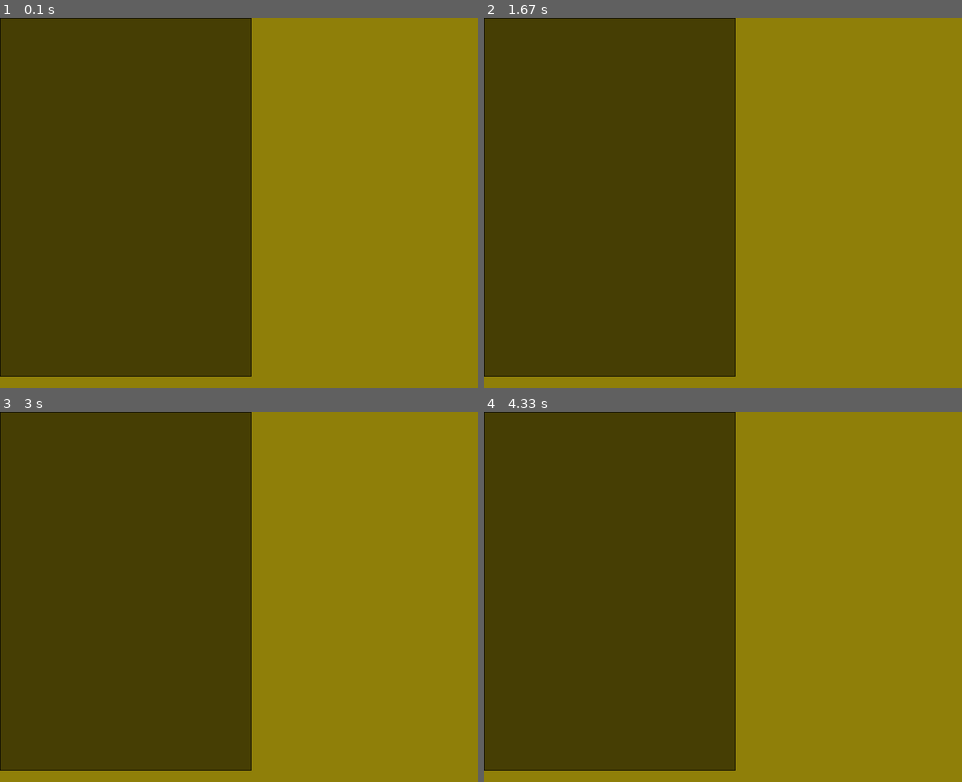
Above: before the commit, frames 1-4 (two rows, left to right).
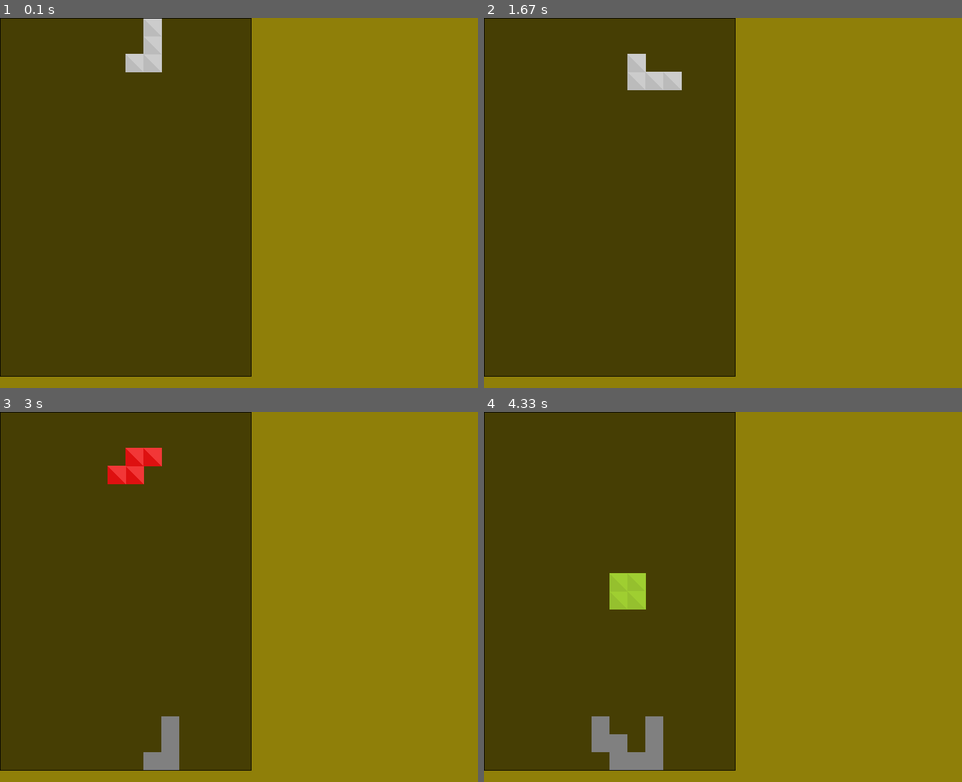
Above: after the commit, the same moments.

Repository: juan1639/TetrisPygame
Game: pygame game, started from main.py
Same seed, same stepped clock (60 frames per second), same inputs: the game is played once before the commit and once after it.
Inputs:
- Up to frame 1 (0.1 s): no input
- Up to frame 2 (1.67 s): hold Right 0.33-0.8 s; hold Right 0.83-1.3 s; tap Space at 0.9, 1.2, 1.4 s; hold Left from 1.33 s (still down)
- Up to frame 3 (3 s): tap Space at 1.7, 1.97, 2.3, 2.6, 2.73 s; release Left at 1.87 s; hold Down 1.9-2.2 s; hold Left 2.23-2.63 s; hold Right from 2.67 s (still down)
- Up to frame 4 (4.33 s): tap Space at 3.03, 3.4, 3.8, 4.1, 4.3 s; release Right at 3.3 s; hold Down 3.33-3.7 s; hold Left 3.73-4.2 s; hold Right from 4.23 s (still down)

The runs differ from the first frame. In frame 1, 0.8% of the frame differs, in the area x 26-34%, y 0-15%; in frame 2, 0.8%; in frame 3, 1.5%; in frame 4, 2.2%, in the area x 22-38%, y 43-97%.

Commit message:
Segundo commit

Diff:
--- a/classFondo.py
+++ b/classFondo.py
@@ -29,3 +29,26 @@
 			pygame.draw.rect(self.game.pantalla, colorFondo, (x, y, ancho, alto))
 		else:
 			pygame.draw.rect(self.game.pantalla, colorRastro, (x, y, ancho, alto))
+
+
+	@staticmethod
+	def check_lineDone(game):
+
+		if not game.settings.checkeando_matriz:
+			return
+
+		filas = game.settings.filas
+
+		for i in range(filas - 1, 0, -1):
+			matrizLinea = game.matrizFondo.matriz[i]
+
+			contador_cols = 0
+
+			for cols in matrizLinea:
+				if cols.valor != 0:
+					contador_cols += 1
+
+			if contador_cols == 14:
+				game.settings.lineas += 1
+				game.actualizar_matrizFondo(i)
+				game.settings.checkeando_matriz = False
--- a/classPieza.py
+++ b/classPieza.py
@@ -60,6 +60,7 @@
 			if self.check_colision():
 				self.y -= 1
 				self.game.settings.otraPieza = True
+				self.game.settings.checkeando_matriz = True
 				self.dejar_rastro()
 
 			self.game.settings.controles['abajo'] = False
@@ -92,6 +93,10 @@
 			if colY > self.game.settings.filas - 1:
 				return True
 
+			posMatriz = self.game.matrizFondo.matriz[colY][colX]
+			if posMatriz.valor != 0:
+				return True
+
 		return False
 
 
--- a/main.py
+++ b/main.py
@@ -53,13 +53,26 @@
 			#return self.pieza
 
 
+	def actualizar_matrizFondo(self, fila):
+		# Desplazar los 'rastrosPiezas' hacia abajo al hacer linea...
+		filas = self.settings.filas
+		columnas = self.settings.columnas
+
+		for i in range(fila, 0, -1):
+			for ii in range(columnas):
+				self.matrizFondo.matriz[i][ii].valor = self.matrizFondo.matriz[i - 1][ii].valor
+
+
+
 	def update(self):
 		pygame.display.set_caption(str(int(self.reloj.get_fps())))
 
+		Fondo.check_lineDone(self)
 		self.instanciar_pieza()
 
 		pygame.display.flip()
 		self.reloj.tick(self.settings.FPS)
+
 
 
 	def draw(self):
@@ -75,6 +88,7 @@
 		ancho = self.settings.columnas * self.settings.tileX + 1
 		alto = self.settings.filas * self.settings.tileY + 1
 		pygame.draw.rect(self.pantalla, (0, 0, 0), (0, 0, ancho, alto), 1)
+
 
 
 	def check_event(self):
@@ -102,16 +116,15 @@
 				elif event.key == pygame.K_SPACE and self.settings.estado['enJuego']:
 					self.settings.controles['rotar'] = True
 
-				elif event.key == pygame.K_z and self.settings.estado['enJuego']:
-					calculo = pygame.time.get_ticks()
-					if calculo - self.ultimo_update > 199:
-						self.ultimo_update = calculo
-						self.settings.otraPieza = True
-
 
 		tecla = pygame.key.get_pressed()
 
 		if tecla[pygame.K_DOWN]:
+			self.settings.controles['abajo'] = True
+
+		calculo = pygame.time.get_ticks()
+		if calculo - self.ultimo_update > 999:
+			self.ultimo_update = calculo
 			self.settings.controles['abajo'] = True
 
 
--- a/settings.py
+++ b/settings.py
@@ -32,7 +32,11 @@
 		self.yInicial = 2
 		self.piezas = 'zsljoit'
 		self.GRAVEDAD = 1
-		self.otraPieza = False
+		self.checkeando_matriz = False
+		self.otraPieza = True
+
+		self.lineas = 0
+		self.nivel = 1
 
 		self.controles = {
         	'izquierda': False,
